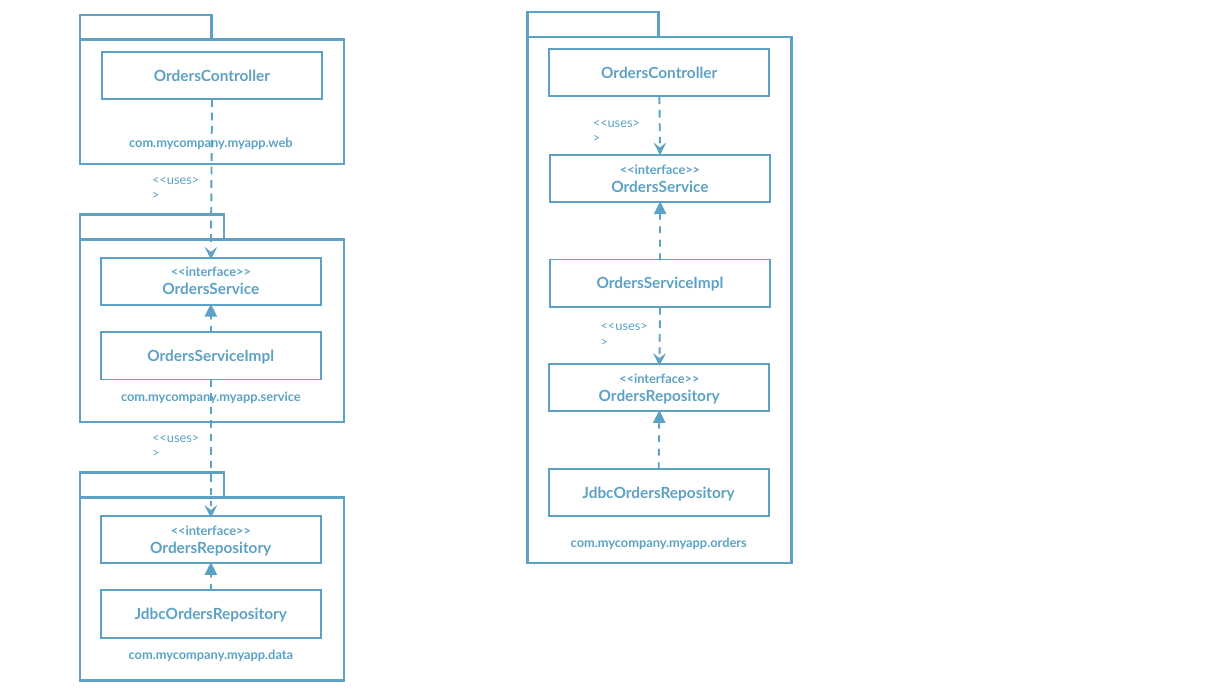
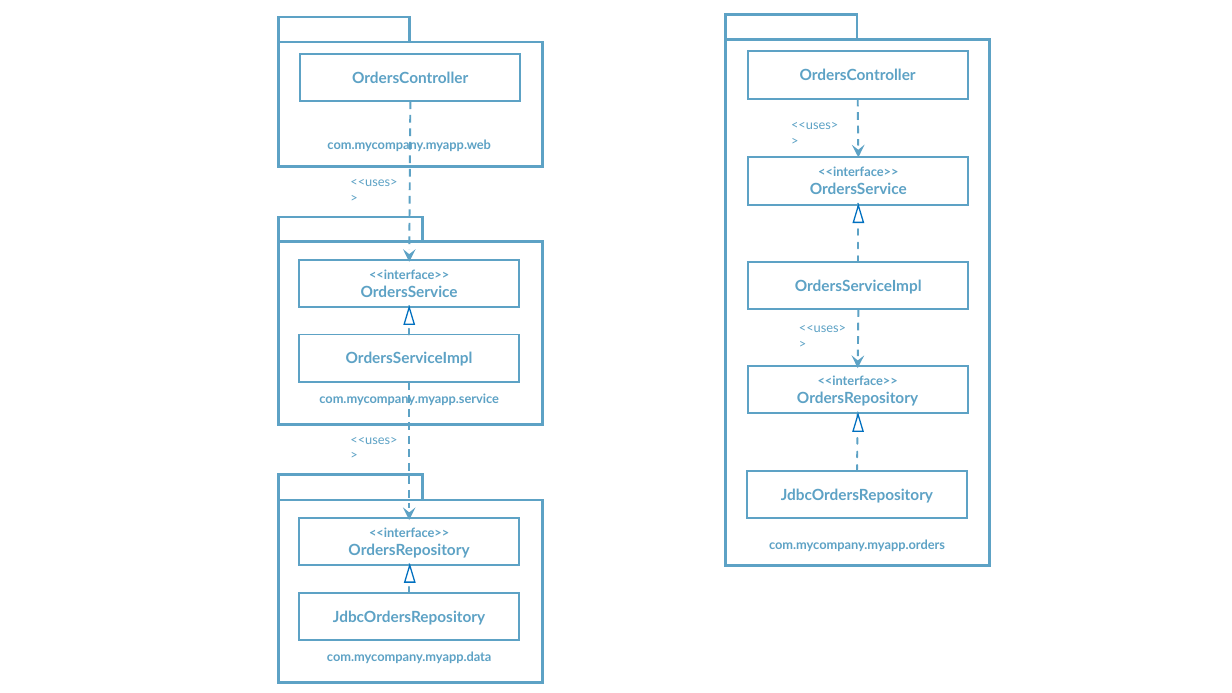
Before and after one commit to rudaks-han/book-summary, a slide deck: slide 19 of Clean Architecture/ref/클린아키텍처.pptx (slide 18 before the commit). Drawn at 1232x693 pixels with LibreOffice and Linux fonts; fonts in the diff are those of the drawing. Boxes give left, top, right and bottom in pixels: in the first picture for what was removed or moved away, otherwise in the second. Text is boxed around its words. In the diff, an @@ line names an element or a change of style, - is before the commit and + after.

```diff
--- a/Clean Architecture/ref/클린아키텍처.pptx
+++ b/Clean Architecture/ref/클린아키텍처.pptx
@@ triangle added at (854,205,864,222), fill #FFFFFF, outline #0070C0 1 pt @@
@@ arrow (859, 262) - (859, 203): arrow to line @@
@@ text "OrdersServiceImpl": place and size @@
-text "OrdersServiceImpl" at (597,276,724,291)
+text "OrdersServiceImpl" at (795,279,922,294)
@@ triangle added at (404,308,414,324), fill #FFFFFF, outline #0070C0 1 pt @@
@@ arrow (409, 335) - (409, 306): arrow to line @@
@@ 3 texts: place and size @@
-3 texts at (599,66,720,404)
+3 texts at (797,68,918,406)
@@ triangle added at (853,415,863,432), fill #FFFFFF, outline #0070C0 1 pt @@
@@ 11 rectangles, 9 texts, 3 lines, 1 arrow: place and size @@
-11 rectangles, 9 texts, 3 lines, 1 arrow at (80,15,770,681)
+11 rectangles, 9 texts, 3 lines, 1 arrow at (278,17,969,683)
@@ arrow (858, 471) - (858, 412): arrow to line @@
@@ triangle added at (405,566,415,582), fill #FFFFFF, outline #0070C0 1 pt @@
@@ 7 rectangles, 5 texts, 3 arrows, 1 line: place and size @@
-7 rectangles, 5 texts, 3 arrows, 1 line at (80,12,792,622)
+7 rectangles, 5 texts, 3 arrows, 1 line at (278,15,990,625)
@@ arrow (409, 592) - (409, 565): arrow to line @@
```
Also in this commit, not shown: 7 other slides changed, 1 slide added, 48 other files.
